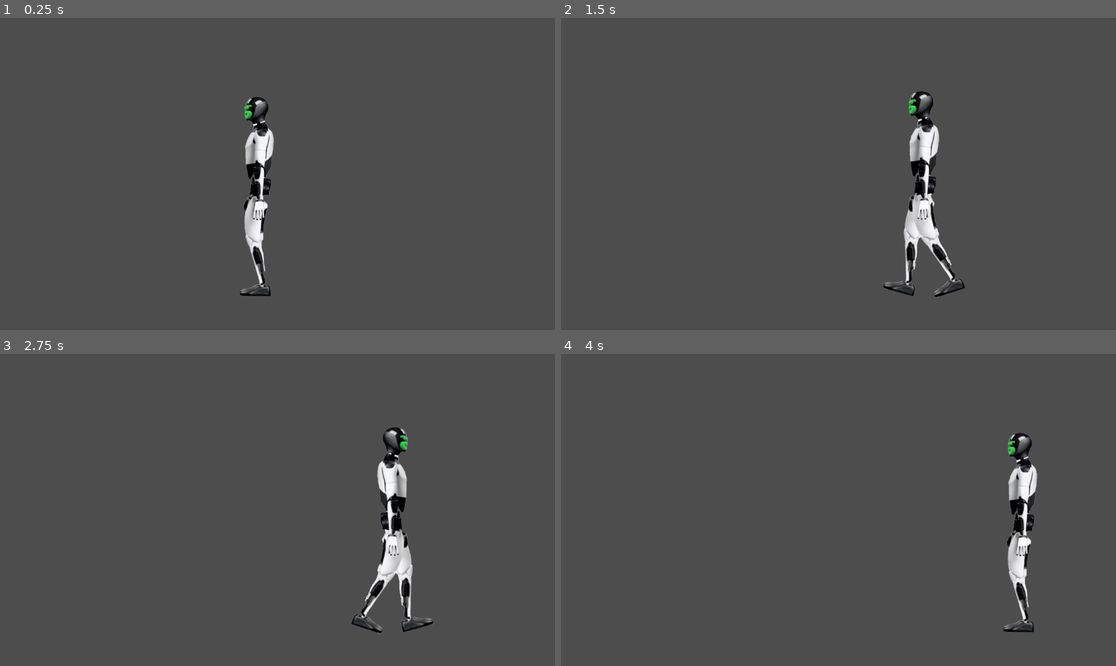
Above: before the commit, frames 1-4 (two rows, left to right).
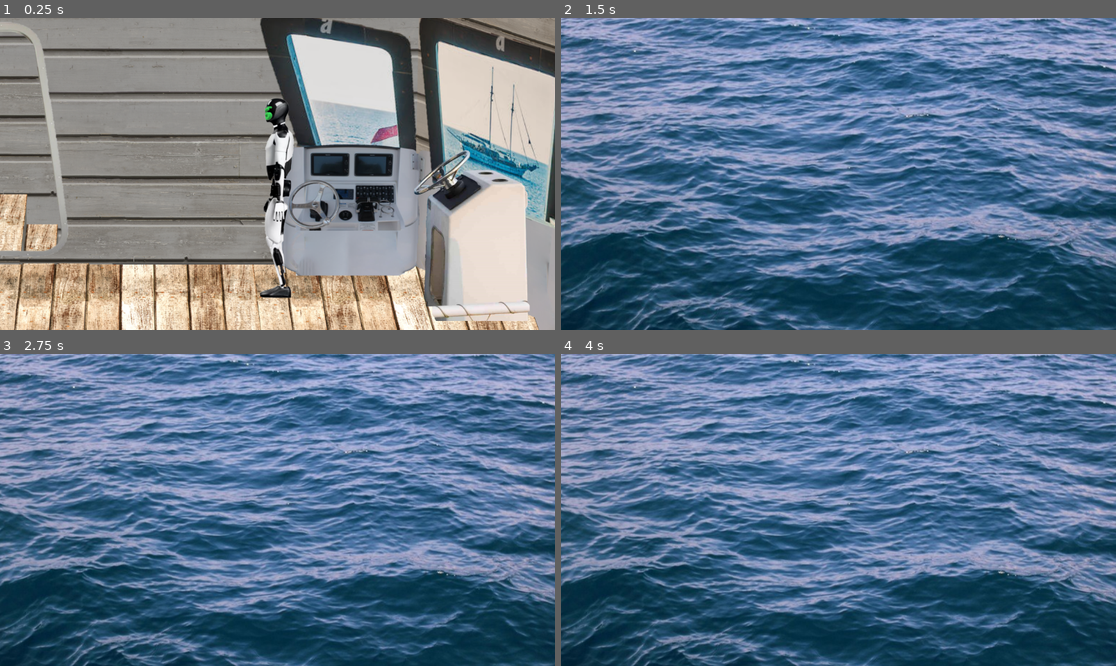
Above: after the commit, the same moments.

Repository: Camerondean34/motorboat-pension-ai
Game: Godot game, scene res://Scenes/boat_scene.tscn
The game is run twice, just before and just after one commit, with the same random seed, the same clock (stepped at 60 frames per second) and the same inputs.
Inputs:
- Up to frame 1 (0.25 s): no input
- Up to frame 2 (1.5 s): tap Enter at 0.5 s; hold D (Right) 0.53-1.28 s; hold E (Interact, bound only after the commit) 0.53-1.28 s; hold A (Left) from 1.28 s (still down); tap E (Interact, bound only after the commit) at 1.35 s
- Up to frame 3 (2.75 s): release A (Left) at 2.03 s; hold D (Right) from 2.03 s (still down); hold E (Interact, bound only after the commit) from 2.03 s (still down)
- Up to frame 4 (4 s): release E (Interact, bound only after the commit) at 2.78 s; tap E (Interact, bound only after the commit) at 2.85 s; release D (Right) at 3.53 s; hold A (Left) from 3.53 s (still down); hold E (Interact, bound only after the commit) from 3.53 s (still down)

The runs differ from the first frame. In frame 1, 95% of the frame differs, in the area x 0-100%, y 0-100%; in frame 2, 100%; in frame 3, 100%; in frame 4, 100%.

Commit message:
Implemented boat scene background and basic interaction

Diff:
--- a/Scenes/boat_scene.tscn
+++ b/Scenes/boat_scene.tscn
@@ -1,20 +1,53 @@
-[gd_scene load_steps=3 format=3 uid="uid://ca00wpbiej7yu"]
+[gd_scene load_steps=8 format=3 uid="uid://ca00wpbiej7yu"]
 
+[ext_resource type="Texture2D" uid="uid://bwa3nroe4u384" path="res://Assets/BoatInterior.png" id="1_e1sr1"]
 [ext_resource type="PackedScene" uid="uid://cdb60yuo4h7k2" path="res://Scenes/player.tscn" id="1_ptph0"]
+[ext_resource type="Script" uid="uid://cd4lt031qqrmk" path="res://Scripts/BoatScene.gd" id="1_vu0h2"]
+[ext_resource type="Texture2D" uid="uid://b8wpd0dsth172" path="res://Assets/SteeringWheel.png" id="3_hlnli"]
 
-[sub_resource type="RectangleShape2D" id="RectangleShape2D_ptph0"]
-size = Vector2(800, 20)
+[sub_resource type="CircleShape2D" id="CircleShape2D_hlnli"]
+radius = 250.0
+
+[sub_resource type="RectangleShape2D" id="RectangleShape2D_vu0h2"]
+size = Vector2(250, 300)
+
+[sub_resource type="RectangleShape2D" id="RectangleShape2D_e1sr1"]
+size = Vector2(75, 600)
 
 [node name="BoatScene" type="Node2D"]
+script = ExtResource("1_vu0h2")
 
-[node name="Camera2D" type="Camera2D" parent="."]
+[node name="Background" type="Sprite2D" parent="."]
+position = Vector2(-300, 0)
+scale = Vector2(0.839, 0.825)
+texture = ExtResource("1_e1sr1")
+
+[node name="SteeringWheel" type="Node2D" parent="."]
+position = Vector2(400, 125)
+
+[node name="Sprite2D" type="Sprite2D" parent="SteeringWheel"]
+rotation = 3.14159
+scale = Vector2(0.45, -0.45)
+texture = ExtResource("3_hlnli")
+
+[node name="PromptArea" type="Area2D" parent="SteeringWheel"]
+
+[node name="CollisionShape2D" type="CollisionShape2D" parent="SteeringWheel/PromptArea"]
+shape = SubResource("CircleShape2D_hlnli")
+
+[node name="Wall" type="StaticBody2D" parent="SteeringWheel"]
+
+[node name="CollisionShape2D" type="CollisionShape2D" parent="SteeringWheel/Wall"]
+position = Vector2(0, 50)
+shape = SubResource("RectangleShape2D_vu0h2")
+
+[node name="DoorWall" type="StaticBody2D" parent="."]
+
+[node name="CollisionShape2D" type="CollisionShape2D" parent="DoorWall"]
+position = Vector2(-1175, 0)
+shape = SubResource("RectangleShape2D_e1sr1")
 
 [node name="Player" parent="." instance=ExtResource("1_ptph0")]
-position = Vector2(-42, 47)
-scale = Vector2(0.5, 0.5)
 
-[node name="Floor" type="StaticBody2D" parent="."]
-
-[node name="CollisionShape2D" type="CollisionShape2D" parent="Floor"]
-position = Vector2(-27, 285)
-shape = SubResource("RectangleShape2D_ptph0")
+[connection signal="body_entered" from="SteeringWheel/PromptArea" to="." method="_on_prompt_area_body_entered"]
+[connection signal="body_exited" from="SteeringWheel/PromptArea" to="." method="_on_prompt_area_body_exited"]
--- /dev/null
+++ b/Scenes/ocean_scene.tscn
@@ -0,0 +1,11 @@
+[gd_scene load_steps=2 format=3 uid="uid://cdpja6rcakp8s"]
+
+[ext_resource type="Texture2D" uid="uid://cvhh1r02dknf6" path="res://Assets/Ocean.jpg" id="1_f381p"]
+
+[node name="OceanScene" type="Node2D"]
+
+[node name="Sprite2D" type="Sprite2D" parent="."]
+scale = Vector2(1.5, 1.5)
+texture = ExtResource("1_f381p")
+
+[node name="Camera2D" type="Camera2D" parent="."]
--- a/Scenes/player.tscn
+++ b/Scenes/player.tscn
@@ -1,10 +1,12 @@
-[gd_scene load_steps=8 format=3 uid="uid://cdb60yuo4h7k2"]
+[gd_scene load_steps=10 format=3 uid="uid://cdb60yuo4h7k2"]
 
-[ext_resource type="Script" path="res://Scripts/PlayerMovement.gd" id="1_cvnsp"]
+[ext_resource type="Script" uid="uid://dtns28gnyxpl1" path="res://Scripts/PlayerMovement.gd" id="1_cvnsp"]
 [ext_resource type="Texture2D" uid="uid://bjxr1fm28m0vq" path="res://Assets/PlayerLeft.png" id="2_fkybt"]
 [ext_resource type="Texture2D" uid="uid://dmdvp3frklwhf" path="res://Assets/PlayerFront.png" id="3_x3wgy"]
 [ext_resource type="Texture2D" uid="uid://vf8jdsjoka0v" path="res://Assets/PlayerWalkLeft.png" id="4_3smsa"]
 [ext_resource type="Texture2D" uid="uid://dbvm7hl7cc1de" path="res://Assets/PlayerWalkRight.png" id="5_8erm5"]
+[ext_resource type="Script" uid="uid://ifus3as0rhc8" path="res://Scripts/PlayerButtonPrompt.gd" id="6_3smsa"]
+[ext_resource type="Texture2D" uid="uid://cnumqwmh7bbmb" path="res://Assets/ButtonPromptE.png" id="6_x3wgy"]
 
 [sub_resource type="SpriteFrames" id="SpriteFrames_vgqql"]
 animations = [{
@@ -43,20 +45,38 @@
 }]
 
 [sub_resource type="CapsuleShape2D" id="CapsuleShape2D_fkybt"]
-radius = 76.99
-height = 833.88
+radius = 30.0
+height = 400.0
 
 [node name="Player" type="CharacterBody2D"]
 script = ExtResource("1_cvnsp")
 
+[node name="Camera2D" type="Camera2D" parent="."]
+
 [node name="AnimatedSprite2D" type="AnimatedSprite2D" parent="."]
+position = Vector2(0, 50)
+scale = Vector2(0.5, 0.5)
 sprite_frames = SubResource("SpriteFrames_vgqql")
 animation = &"Walk"
 autoplay = "Walk"
 frame_progress = 0.519829
 
 [node name="CollisionShape2D" type="CollisionShape2D" parent="."]
+position = Vector2(0, 50)
 shape = SubResource("CapsuleShape2D_fkybt")
 
 [node name="IdleTimer" type="Timer" parent="."]
 wait_time = 2.0
+
+[node name="ButtonPrompt" type="Node2D" parent="."]
+position = Vector2(0, -225)
+script = ExtResource("6_3smsa")
+
+[node name="ButtonSprite" type="Sprite2D" parent="ButtonPrompt"]
+visible = false
+scale = Vector2(0.25, 0.25)
+texture = ExtResource("6_x3wgy")
+
+[node name="Timer" type="Timer" parent="ButtonPrompt"]
+wait_time = 0.5
+autostart = true
--- /dev/null
+++ b/Scripts/BoatScene.gd
@@ -0,0 +1,18 @@
+extends Node2D
+var PlayerByWheel = false
+var ocean_scene = preload("res://Scenes/ocean_scene.tscn").instantiate()
+
+func _on_prompt_area_body_entered(body: Node2D) -> void:
+	if body is Player:
+		$Player/ButtonPrompt.togglePrompt.emit()
+		PlayerByWheel = true
+
+func _on_prompt_area_body_exited(body: Node2D) -> void:
+	if body is Player:
+		$Player/ButtonPrompt.togglePrompt.emit()
+		PlayerByWheel = false
+
+func _input(event: InputEvent) -> void:
+	if PlayerByWheel and event.is_action_pressed("Interact"):
+		hide()
+		get_tree().root.add_child(ocean_scene)
--- /dev/null
+++ b/Scripts/PlayerButtonPrompt.gd
@@ -0,0 +1,18 @@
+extends Node2D
+
+var Enabled = false
+
+signal togglePrompt
+
+func _ready() -> void:
+	$Timer.timeout.connect(_toggle_visibility)
+	togglePrompt.connect(_toggle_enabled)
+
+func _toggle_enabled():
+	Enabled = !Enabled
+	if !Enabled:
+		$ButtonSprite.visible = false
+
+func _toggle_visibility():
+	if Enabled:
+		$ButtonSprite.visible = !$ButtonSprite.visible
--- a/Scripts/PlayerMovement.gd
+++ b/Scripts/PlayerMovement.gd
@@ -1,4 +1,5 @@
 extends CharacterBody2D
+class_name Player
 
 @export var speed = 400
 var IsIdle = false
@@ -22,10 +23,17 @@
 			$IdleTimer.start()
 		$AnimatedSprite2D.animation = "FaceLeft"
 
+	move_and_slide()
 
-	move_and_slide()
+	# Keep Camera within bounds of background image
+	$Camera2D.position.x = 0
+	if $Camera2D.global_position.x > 0:
+		$Camera2D.global_position.x = 0
+	elif $Camera2D.global_position.x < -625:
+		$Camera2D.global_position.x = -625
 
 func _on_idle():
 	IsIdle = true
+	$AnimatedSprite2D.flip_h = false
 	$AnimatedSprite2D.animation = "Idle"
 	$IdleTimer.stop()
--- a/project.godot
+++ b/project.godot
@@ -12,7 +12,7 @@
 
 config/name="Pension Piracy"
 run/main_scene="res://Scenes/boat_scene.tscn"
-config/features=PackedStringArray("4.3", "GL Compatibility")
+config/features=PackedStringArray("4.4", "GL Compatibility")
 config/icon="res://icon.svg"
 
 [dotnet]
@@ -33,6 +33,11 @@
 , Object(InputEventKey,"resource_local_to_scene":false,"resource_name":"","device":-1,"window_id":0,"alt_pressed":false …(186 unchanged characters)…
 ]
 }
+Interact={
+"deadzone": 0.2,
+"events": [Object(InputEventKey,"resource_local_to_scene":false,"resource_name":"","device":-1,"window_id":0,"alt_pressed":false,"shift_pressed":false,"ctrl_pressed":false,"meta_pressed":false,"pressed":false,"keycode":0,"physical_keycode":69,"key_label":0,"unicode":69,"location":0,"echo":false,"script":null)
+]
+}
 
 [rendering]
 
Binary file added: Assets/BoatInterior.png
Not shown, added: Assets/BoatInterior.png.import
Binary file added: Assets/ButtonPromptE.png
Not shown, added: Assets/ButtonPromptE.png.import
Binary file added: Assets/Ocean.jpg
Not shown, added: Assets/Ocean.jpg.import
Binary file added: Assets/SteeringWheel.png
Not shown, added: Assets/SteeringWheel.png.import
Not shown, added: Scripts/BoatScene.gd.uid
Not shown, added: Scripts/PlayerButtonPrompt.gd.uid
